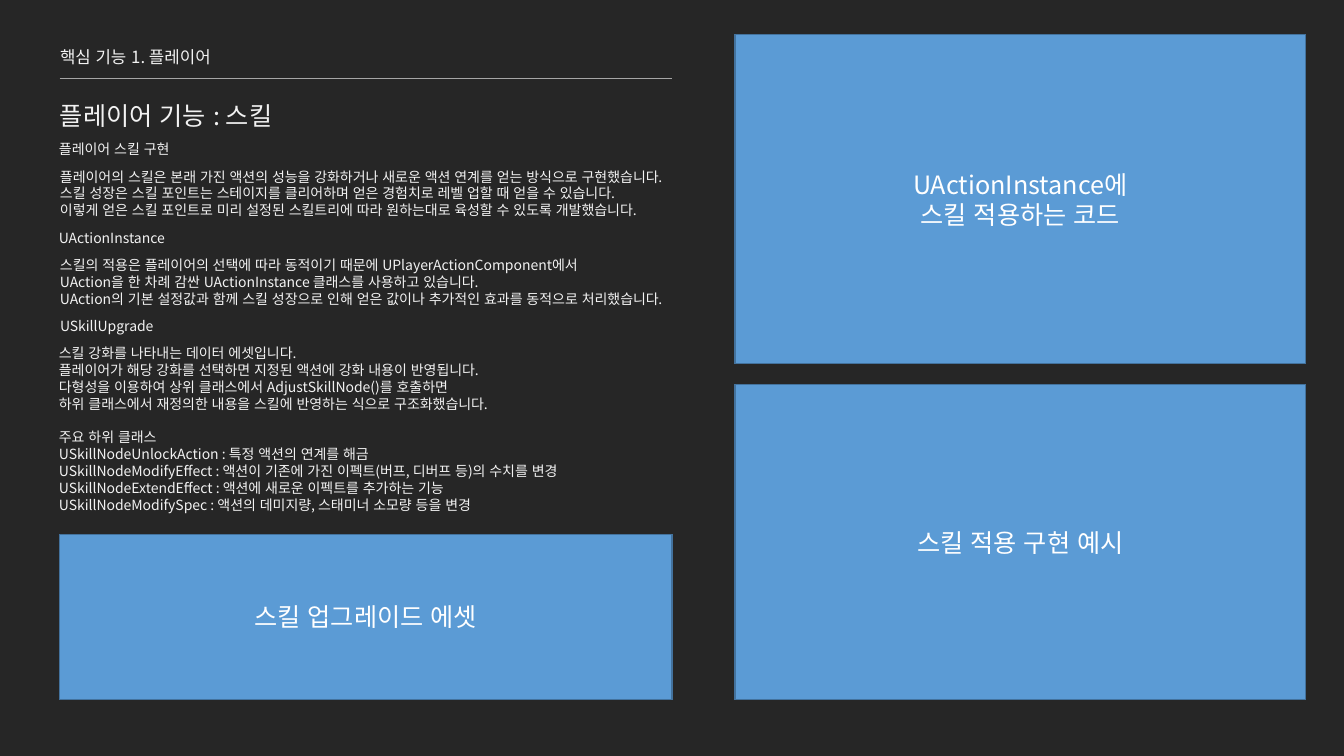
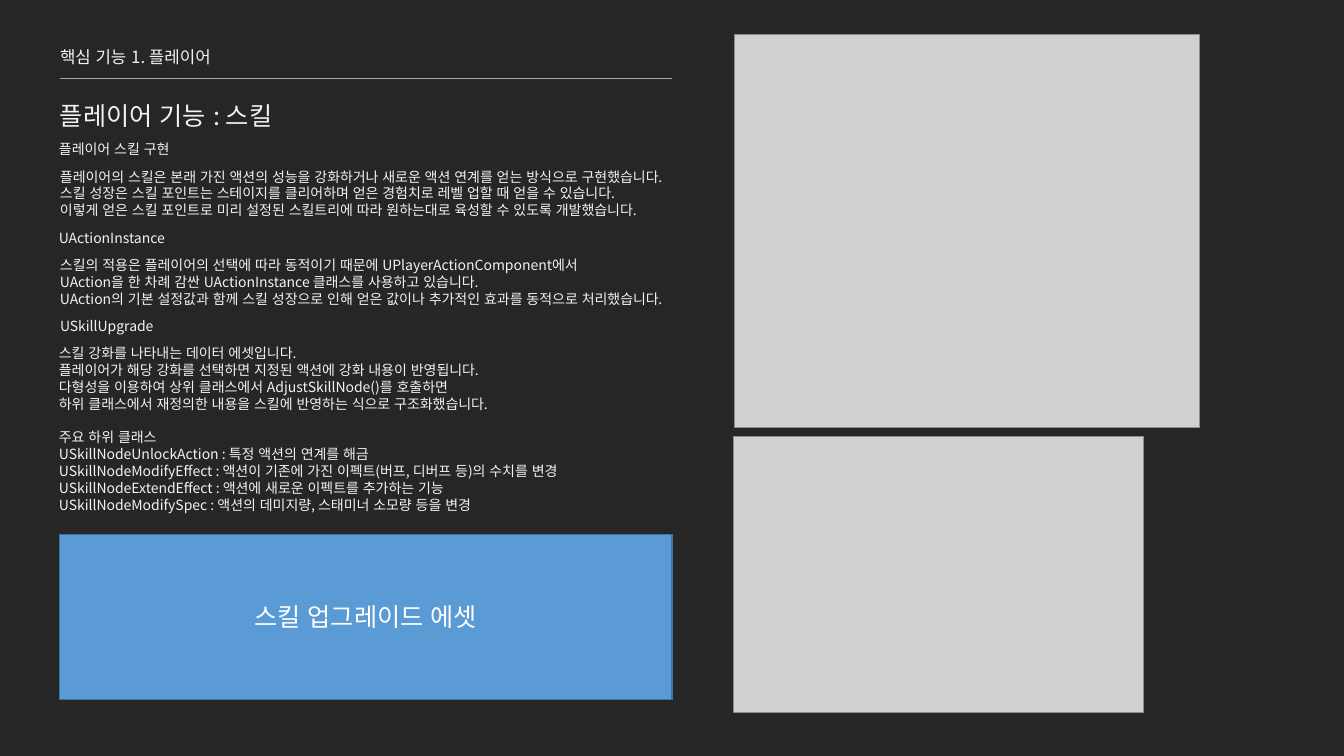
Before and after one commit to jhk0701/project-ARPGHunter, a slide deck: slide 14 of Docs/UnrealEngine_문서_김정환.pptx. Drawn at 1344x756 pixels with LibreOffice and Linux fonts; fonts in the diff are those of the drawing; grey boxes stand for pictures. Boxes give left, top, right and bottom in pixels: in the first picture for what was removed or moved away, otherwise in the second. Text is boxed around its words. In the diff, an @@ line names an element or a change of style, - is before the commit and + after.

```diff
--- a/Docs/UnrealEngine_문서_김정환.pptx
+++ b/Docs/UnrealEngine_문서_김정환.pptx
@@ rectangle removed at (735, 34, 1306, 363) @@
-UActionInstance에
-스킬 적용하는 코드
@@ picture added at (735, 34, 1200, 427) @@
@@ rectangle removed at (735, 385, 1306, 700) @@
-스킬 적용 구현 예시
@@ picture added at (734, 437, 1144, 713) @@
```
Also in this commit, not shown: 10 other slides changed.
